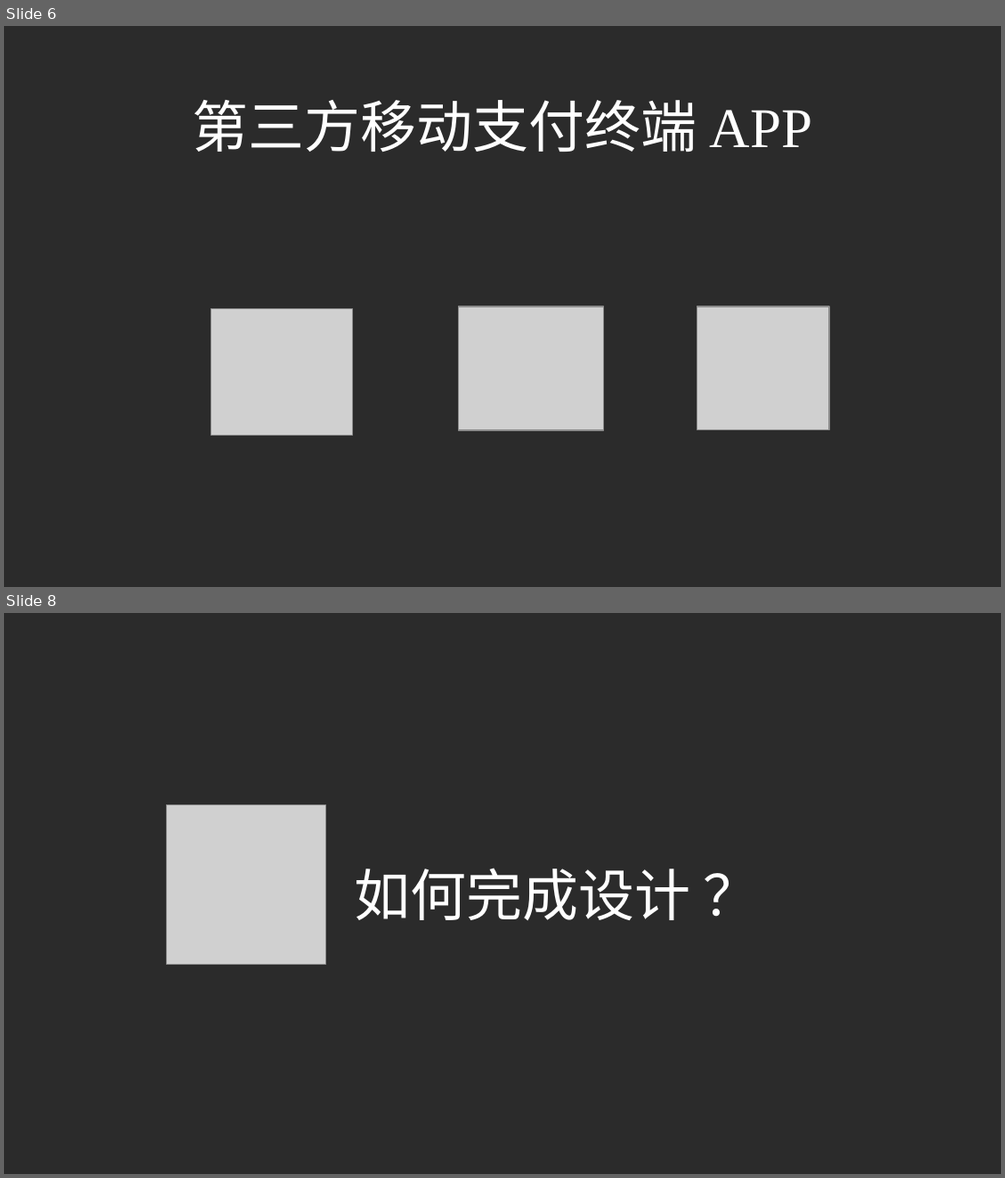
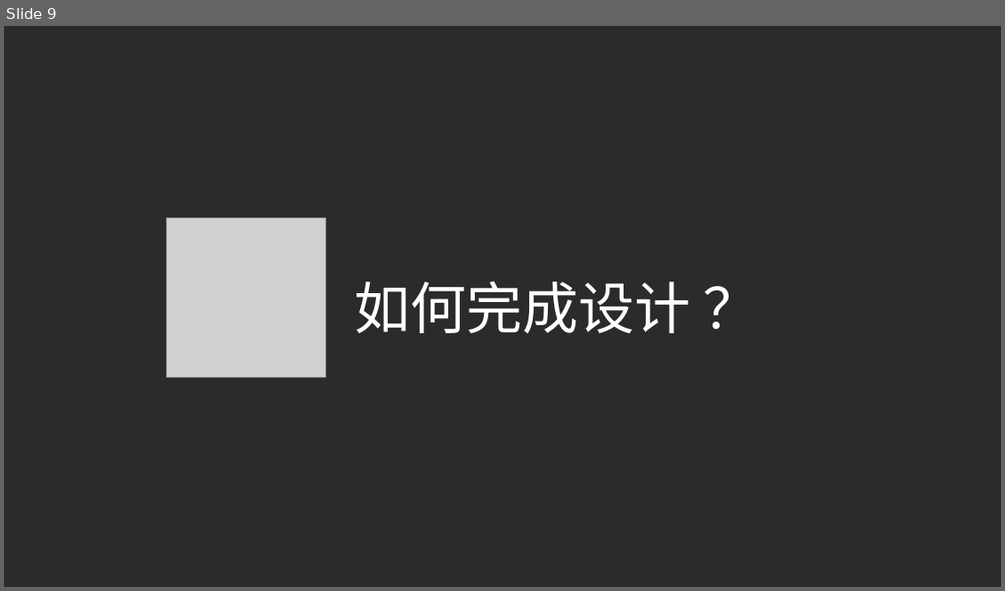
Before and after one commit to liuchangfa/workplace, a slide deck: training/Git/Git.ppt. Shown one above the other, each under a label of ours: slides 6 and 8 before the commit, slide 9 after it; the slides between them are not shown. The pictures are 1005x1178 and 1005x591 pixels, drawn with LibreOffice and Linux fonts; fonts in the diff are those of the drawing; grey boxes stand for pictures; background and template pictures are left out; a plain dark background stands for a picture behind light text. Boxes give left, top, right and bottom in pixels: in the first picture for what was removed or moved away, otherwise in the second. Text is boxed around its words. In the diff, an @@ line names an element or a change of style, - is before the commit and + after.

```diff
--- a/training/Git/Git.ppt
+++ b/training/Git/Git.ppt
@@ slide 6 removed at [4, 26, 1001, 587], background picture (left out) @@
@@ text removed at [193, 100, 813, 151] @@
-第三方移动支付终端 APP
@@ picture removed at [211, 308, 353, 435] @@
@@ picture removed at [458, 306, 603, 430] @@
@@ picture removed at [697, 306, 829, 430] @@
@@ what was slide 8 is now slide 9 @@
```
Also in this commit, not shown: 1 slide changed, 3 slides added, 1 other slide removed, 3 other files.
